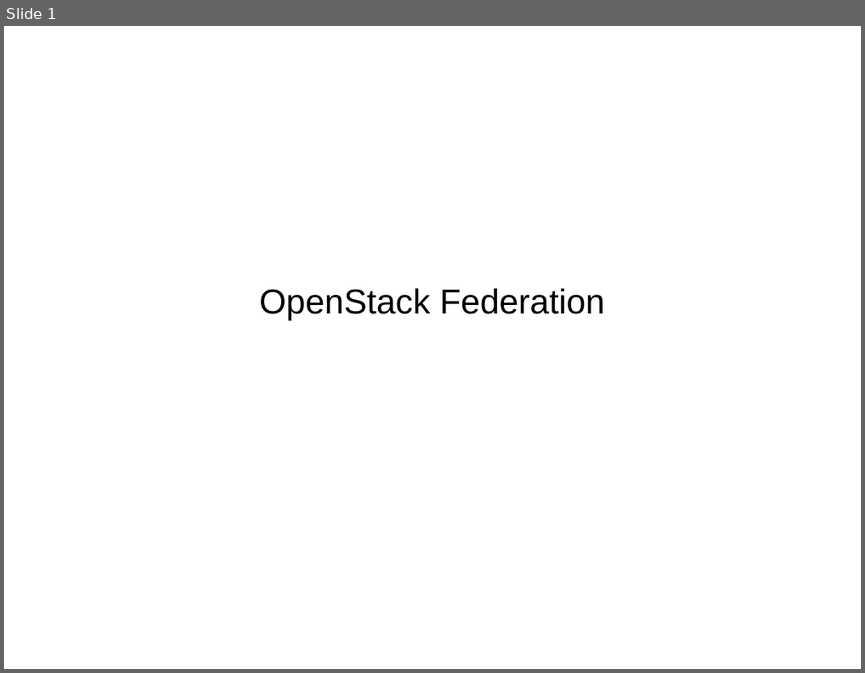
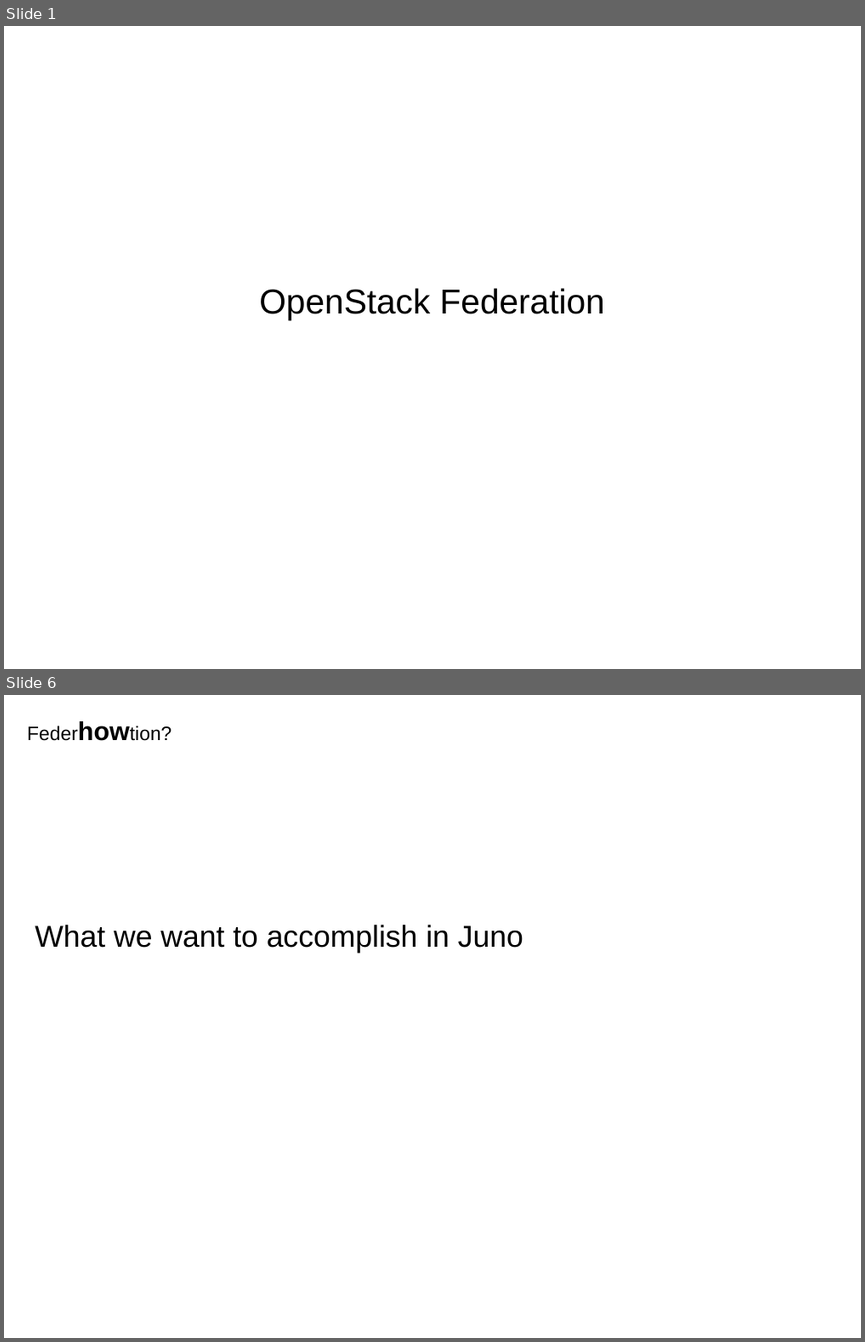
Before and after one commit to joesavak/OpenStackFederation, a slide deck: os-federation.odp. Shown one above the other, each under a label of ours: slide 1 before the commit, slides 1 and 6 after it; the slides between them are not shown. The pictures are 865x673 and 865x1342 pixels, drawn with LibreOffice and Linux fonts; fonts in the diff are those of the drawing. Boxes give left, top, right and bottom in pixels: in the first picture for what was removed or moved away, otherwise in the second. Text is boxed around its words. In the diff, an @@ line names an element or a change of style, - is before the commit and + after.

```diff
--- a/os-federation.odp
+++ b/os-federation.odp
@@ slide 6 added at (x1=4, y1=695, x2=861, y2=1338), background #FFFFFF @@
@@ text added at (x1=19, y1=710, x2=276, y2=747), 18 pt, text #000000 @@
+Federhowtion?
@@ text added at (x1=35, y1=925, x2=523, y2=953), 28 pt, text #000000 @@
+What we want to accomplish in Juno
```
Also in this commit, not shown: 4 other slides added, 1 slide removed.
